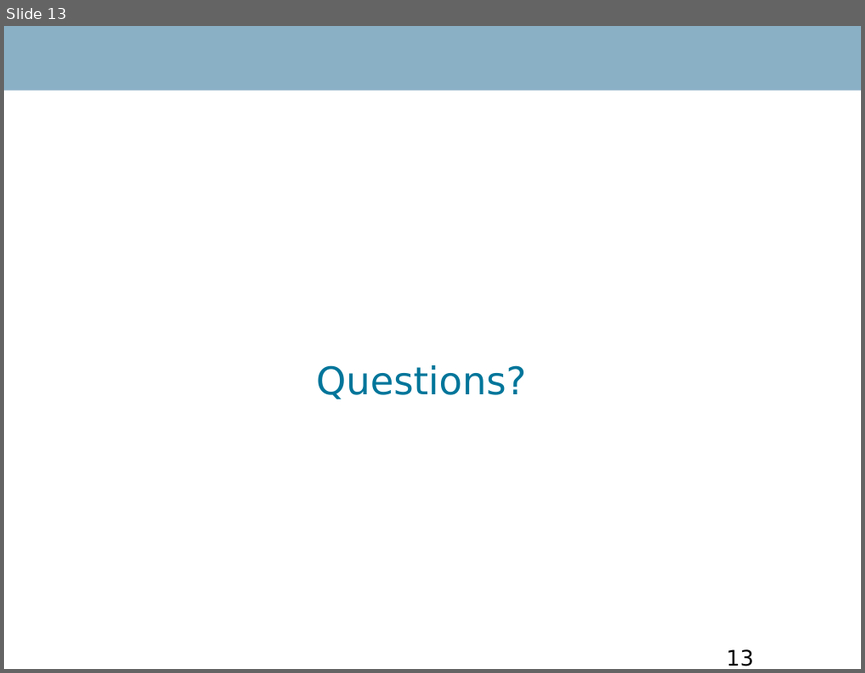
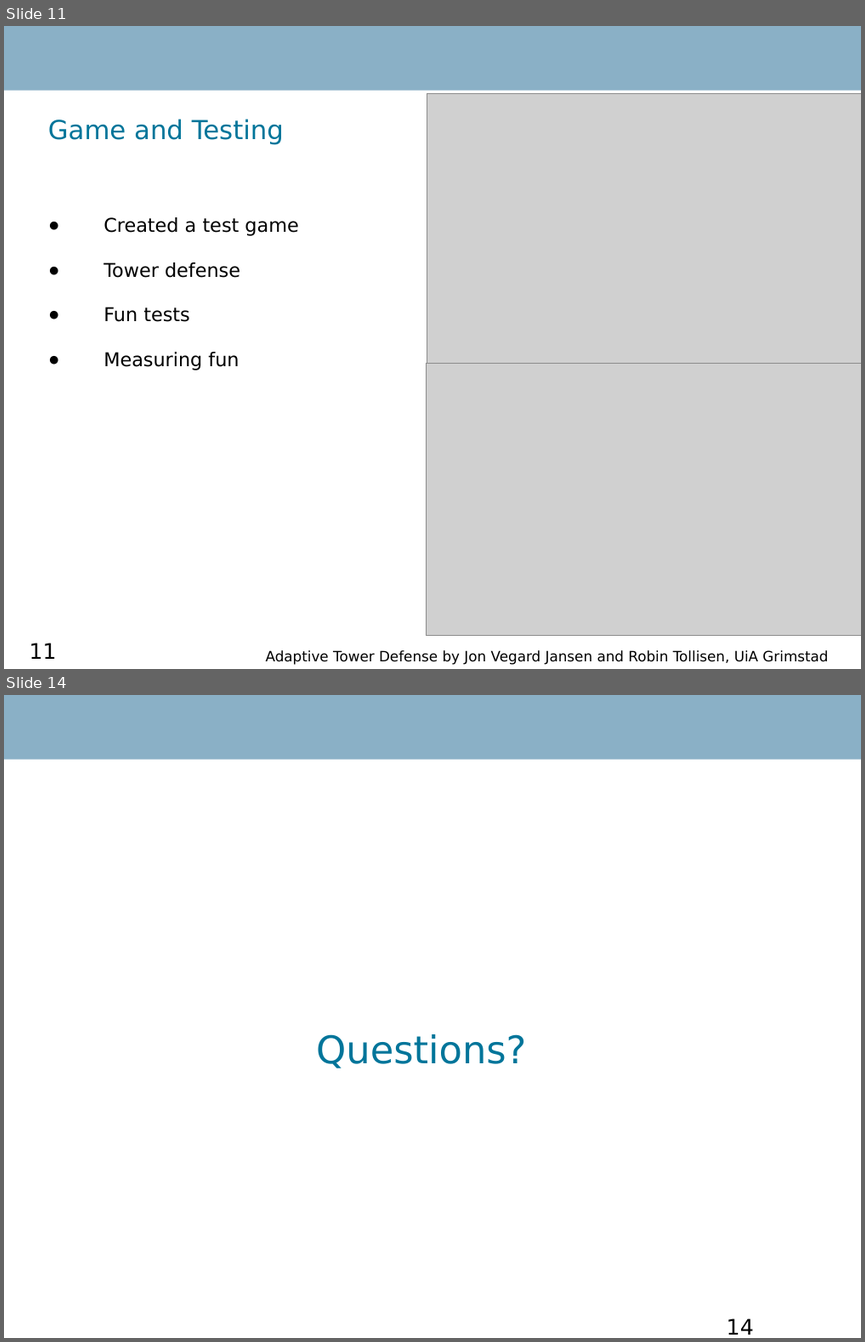
Before and after one commit to RobinTo/AdaptiveGame, a slide deck: IKT411 Advanced Project Report/presentation.ppt. Shown one above the other, each under a label of ours: slide 13 before the commit, slides 11 and 14 after it; the slides between them are not shown. The pictures are 865x673 and 865x1342 pixels, drawn with LibreOffice and Linux fonts; fonts in the diff are those of the drawing; grey boxes stand for pictures; background and template pictures are left out. Boxes give left, top, right and bottom in pixels: in the first picture for what was removed or moved away, otherwise in the second. Text is boxed around its words. In the diff, an @@ line names an element or a change of style, - is before the commit and + after.

```diff
--- a/IKT411 Advanced Project Report/presentation.ppt
+++ b/IKT411 Advanced Project Report/presentation.ppt
@@ slide 11 added at box(4, 26, 861, 669), background #FFFFFF; not listed: 1 template element that a slide beside it also shows @@
@@ picture added at box(426, 94, 861, 366) @@
@@ title added at box(48, 119, 284, 144), 22 pt, text #00759A @@
+Game and Testing
@@ text added at box(103, 217, 298, 370), 16 pt, text #000000 @@
+● Created a test game
+● Tower defense
+● Fun tests
+● Measuring fun
@@ picture added at box(426, 363, 861, 636) @@
@@ page number added at box(30, 642, 57, 658), 18 pt, text #000000 @@
+11
@@ text added at box(266, 650, 828, 664), 12 pt, text #000000 @@
+Adaptive Tower Defense by Jon Vegard Jansen and Robin Tollisen, UiA Grimstad
@@ what was slide 13 is now slide 14 @@
@@ page number at box(726, 1318, 754, 1334): text changed @@
-13
+14
```
Also in this commit, not shown: 3 slides changed, 8 other slides added, 8 slides removed, 9 other files.
